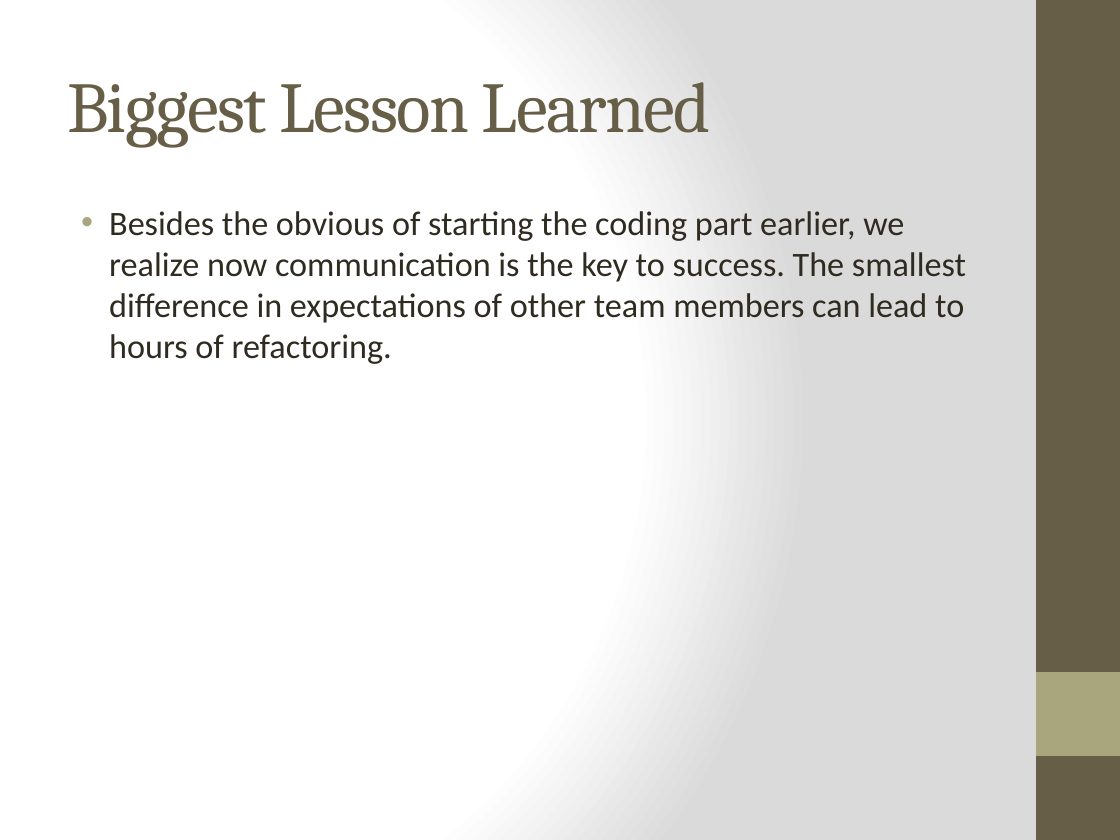
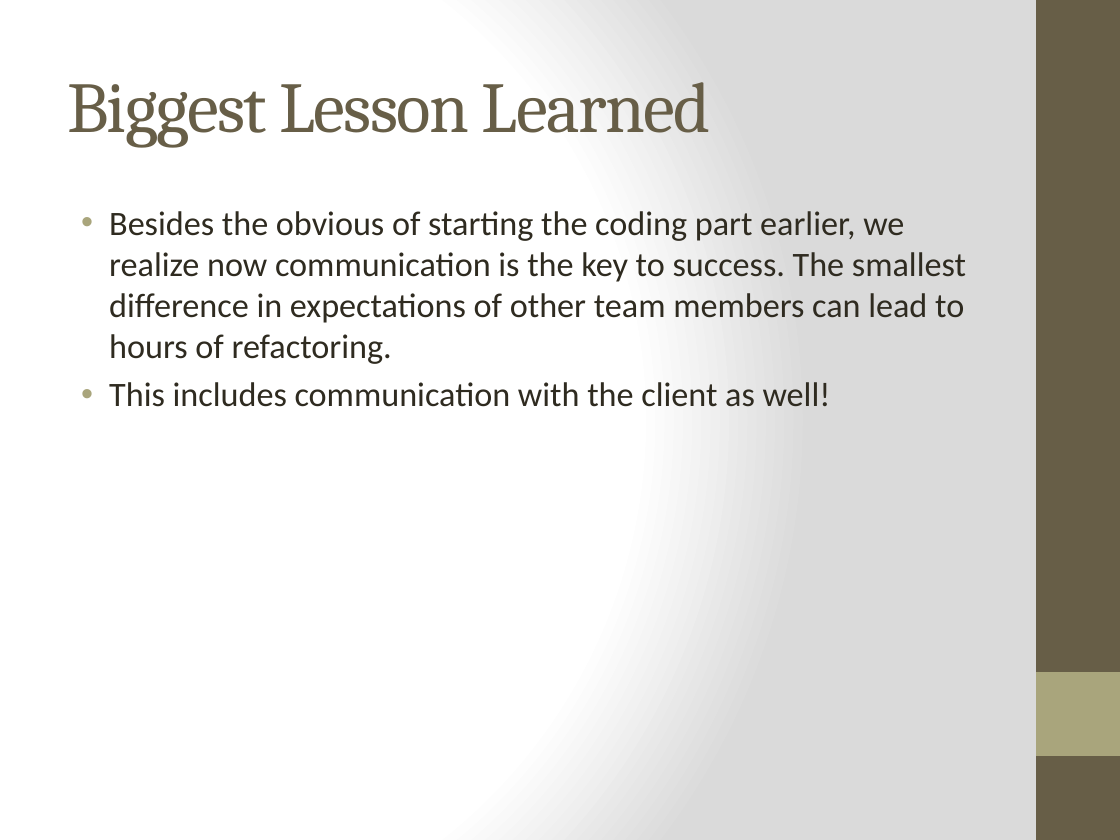
Before and after one commit to meylingtaing/COE1186, a slide deck: slide 4 of LastPresentation/Presentation.pptx. Drawn at 1120x840 pixels with LibreOffice and Linux fonts; fonts in the diff are those of the drawing. Boxes give left, top, right and bottom in pixels: in the first picture for what was removed or moved away, otherwise in the second. Text is boxed around its words. In the diff, an @@ line names an element or a change of style, - is before the commit and + after.

```diff
--- a/LastPresentation/Presentation.pptx
+++ b/LastPresentation/Presentation.pptx
@@ text at [109,382,831,407]: paragraph added @@
+• This includes communication with the client as well!
```
Also in this commit, not shown: 1 other slide changed.
